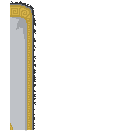
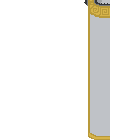
Revision of a layered 120×140 image; what changed, layer by layer:
renamed "Ebene 4 Kopie" to "Ebene 6", showed it, painted on it over [84, 0, 110, 140]
hid "Ebene 4" over [10, 1, 36, 131]
